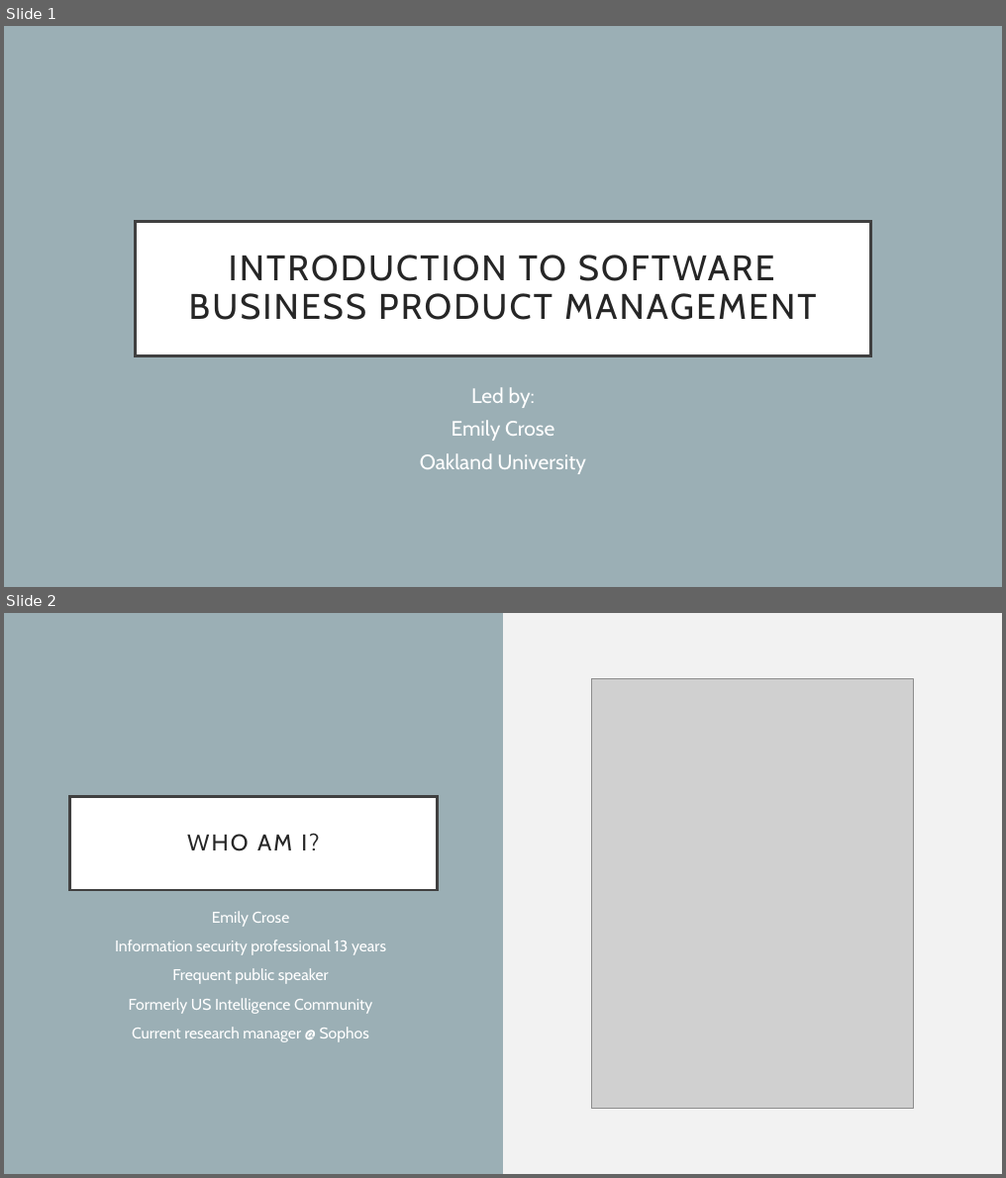
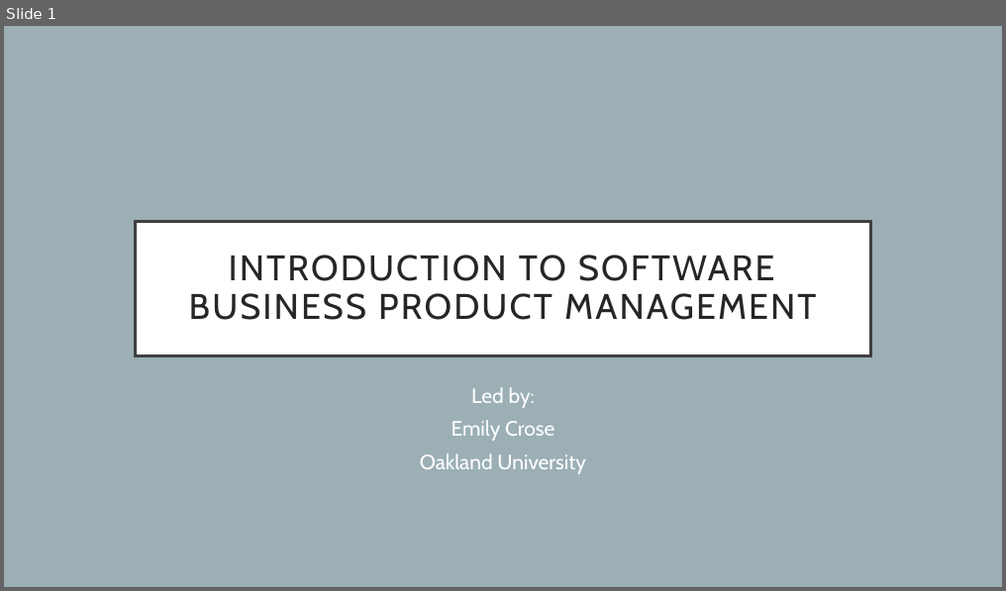
Before and after one commit to hexa-decim8/ISBPM, a slide deck: Class_Materials/Week_1/Day_3/ISBPM w1d3.pptx. Shown one above the other, each under a label of ours: slides 1 and 2 before the commit, slide 1 after it. The pictures are 1006x1178 and 1006x591 pixels, drawn with LibreOffice and Linux fonts; fonts in the diff are those of the drawing; grey boxes stand for pictures. Boxes give left, top, right and bottom in pixels: in the first picture for what was removed or moved away, otherwise in the second. Text is boxed around its words. In the diff, an @@ line names an element or a change of style, - is before the commit and + after.

```diff
--- a/Class_Materials/Week_1/Day_3/ISBPM w1d3.pptx
+++ b/Class_Materials/Week_1/Day_3/ISBPM w1d3.pptx
@@ slide 2 removed at (x1=4, y1=613, x2=1002, y2=1174), background #F2F2F2 @@
@@ rectangle removed at (x1=4, y1=613, x2=503, y2=1174) @@
@@ picture removed at (x1=592, y1=679, x2=914, y2=1109) @@
@@ title removed at (x1=70, y1=796, x2=438, y2=890) @@
-WHO AM I?
@@ text removed at (x1=115, y1=911, x2=386, y2=1043) @@
-Emily Crose
-Information security professional 13 years
-Frequent public speaker
-Formerly US Intelligence Community
-Current research manager @ Sophos
```
Also in this commit, not shown: 7 slides added, 5 other slides removed, 1 other file.
